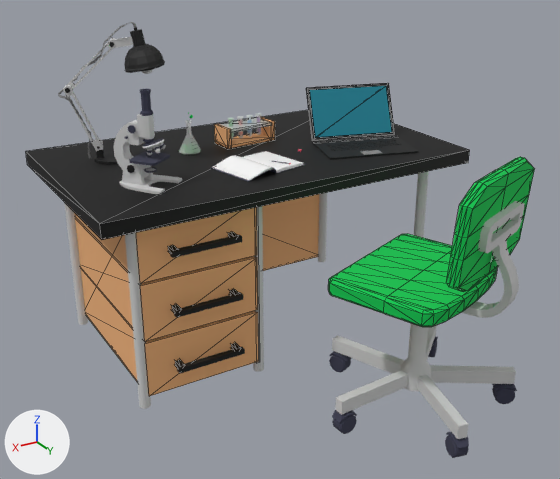
The glTF model public/assets/models/desk/desk.gltf, before and after one commit.
Both versions are drawn from a 50 mm camera at (0.315, 0.499, 0.371) aimed at (0.016, 0.001, 0.121). Lighting does not change. The marker at lower left points along +X, +Y and +Z. Mesh edges are drawn as thin lines on the coarser meshes. Where no turn or scale is listed for an object, it has been applied to the vertices. Vertices at the same position are counted once.
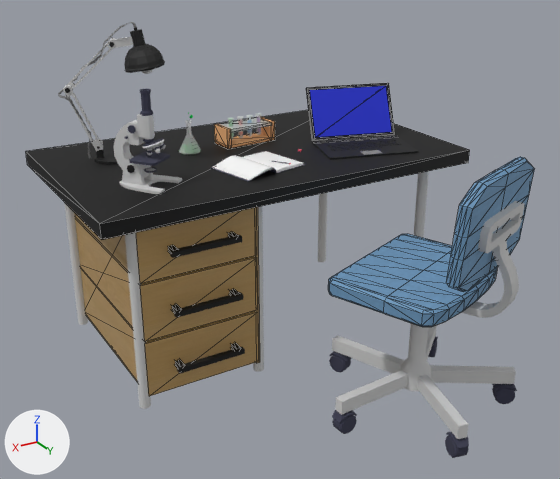
The newer file is also turned or shifted as a whole; pictures and numbers use the older file's frame.

Location of each change, (x1, y1, x2, y2) in pixels of the pictures (560 x 479 px):
'Chair parts', recoloured, surface changed (green to blue)
    both: (328, 157, 534, 327)
'Box027', recoloured, surface changed
    both: (140, 256, 258, 342)
'Box019', recoloured (orange to brown)
    both: (74, 212, 137, 381)
'Box020', recoloured
    both: (145, 311, 259, 396)
'Box032', recoloured, surface changed
    both: (136, 207, 257, 284)
'Buffer Layer.004', recoloured (cyan to blue)
    both: (309, 86, 392, 138)
'Box031', recoloured, surface changed, moved, rescaled (not visible afterwards)
    before: (262, 194, 319, 271)

The change, as a list of edits to the scene's bpy script:
```text
Change mat_02___default_1:
    mat_02___default_1.base_color: (0.00293, 0.231, 0.32) -> (0.0119, 0.0265, 0.68)  # cyan #0a8499 -> blue #1c2dd7
Add mat_fabric_editable:
    mat_fabric_editable = bpy.data.materials.new('Fabric Editable')
    # colours: blue #95ceff
    # uses the picture img_fabric_fabric_005_normalmap_jpg
    # uses the picture img_fabric_fabric_005_roughness_jpg
    # uses the picture img_metallictexture_fabric_fabric_005_roughness_1_jpg
Add mat_wood_2:
    mat_wood_2 = bpy.data.materials.new('Wood 2')
    # uses the picture img_metallictexture_wood_wood_006_roughness_3_jpg
    # uses the picture img_wood_wood_006_color_jpg
    # uses the picture img_wood_wood_006_normalmap_jpg
Add mat_wood_1:
    mat_wood_1 = bpy.data.materials.new('Wood 1')
    # uses the picture img_metallictexture_wood_wood_006_roughness_3_jpg
    # uses the picture img_wood_wood_006_color_jpg
    # uses the picture img_wood_wood_006_normalmap_jpg
Add mat_wood_4:
    mat_wood_4 = bpy.data.materials.new('Wood 4')
    # uses the picture img_metallictexture_wood_wood_006_roughness_3_jpg
    # uses the picture img_wood_wood_006_color_jpg
    # uses the picture img_wood_wood_006_normalmap_jpg
Add mat_wood_5:
    mat_wood_5 = bpy.data.materials.new('Wood 5')
    # uses the picture img_metallictexture_wood_wood_006_roughness_3_jpg
    # uses the picture img_wood_wood_006_color_jpg
    # uses the picture img_wood_wood_006_normalmap_jpg
Add mat_wood_6:
    mat_wood_6 = bpy.data.materials.new('Wood 6')
    # uses the picture img_metallictexture_wood_wood_006_roughness_3_jpg
    # uses the picture img_wood_wood_006_color_jpg
    # uses the picture img_wood_wood_006_normalmap_jpg
Change me_mesh_5:
    where me_mesh_5.from_pydata(...)  # 8 vertices, 12 faces; spans x -726139.0..-720165.0, y -114840.0..204369.0, z 15227.0..321124.0
    remove me_mesh_5.materials.append(mat_wood)  # beige #f2b37a
    add me_mesh_5.materials.append(mat_wood_6)
Change me_mesh_6:
    where me_mesh_6.from_pydata(...)  # 8 vertices, 12 faces; spans x -924000.0..-720354.0, y -115467.0..219509.0, z 17729.0..115615.0
    remove me_mesh_6.materials.append(mat_wood)  # beige #f2b37a
    add me_mesh_6.materials.append(mat_wood_5)
Change me_mesh_18:
    where me_mesh_18.from_pydata(...)  # 8 vertices, 12 faces; spans x -924000.0..-720354.0, y -115467.0..219509.0, z 119269.0..217155.0
    used by ob_box027; parent = ob_desk_2; location = (2001930.0, -8613.0, -106235.0); rotation_euler = (1.571, 0.0, 0.0), in degrees (90, 0, 0)
    remove me_mesh_18.materials.append(mat_wood)  # beige #f2b37a
    me_mesh_18 part 1: texture (UV) coordinates changed
    add me_mesh_18.materials.append(mat_wood_4)
Change me_mesh_22:
    where me_mesh_22.from_pydata(...)  # 8 vertices, 12 faces; spans x -1276904.0..-719048.0, y -119682.0..-113708.0, z 6969.0..324725.0
    used by ob_box031; parent = ob_desk_2; location = (2001930.0, -8613.0, -106235.0); rotation_euler = (1.571, 0.0, 0.0), in degrees (90, 0, 0)
    remove me_mesh_22.materials.append(mat_wood)  # beige #f2b37a
    me_mesh_22 part 2: texture (UV) coordinates changed
    add me_mesh_22.materials.append(mat_wood_1)
Change me_mesh_24:
    where me_mesh_24.from_pydata(...)  # 8 vertices, 12 faces; spans x -924000.0..-720354.0, y -115467.0..219509.0, z 220809.0..318695.0
    used by ob_box032; parent = ob_desk_2; location = (2001930.0, -8613.0, -106235.0); rotation_euler = (1.571, 0.0, 0.0), in degrees (90, 0, 0)
    remove me_mesh_24.materials.append(mat_wood)  # beige #f2b37a
    me_mesh_24 part 3: texture (UV) coordinates changed
    add me_mesh_24.materials.append(mat_wood_2)
Change me_mesh_26:
    where me_mesh_26.from_pydata(...)  # 158 vertices, 308 faces; spans x -0.0735..0.0664, y -0.0557..0.0817, z 0.1074..0.2117
    remove me_mesh_26.materials.append(mat_material_10)  # green #00c952
    me_mesh_26 part 4: texture (UV) coordinates changed
    add me_mesh_26.materials.append(mat_fabric_editable)
Change ob_box031:
    ob_box031.location: (2001930.0, -8613.0, -106235.0) -> (1553570.0, -8613.0, -104598.0)
    ob_box031.scale: (1.0, 1.0, 1.0) -> (0.372, 1.0, 1.0)
```
